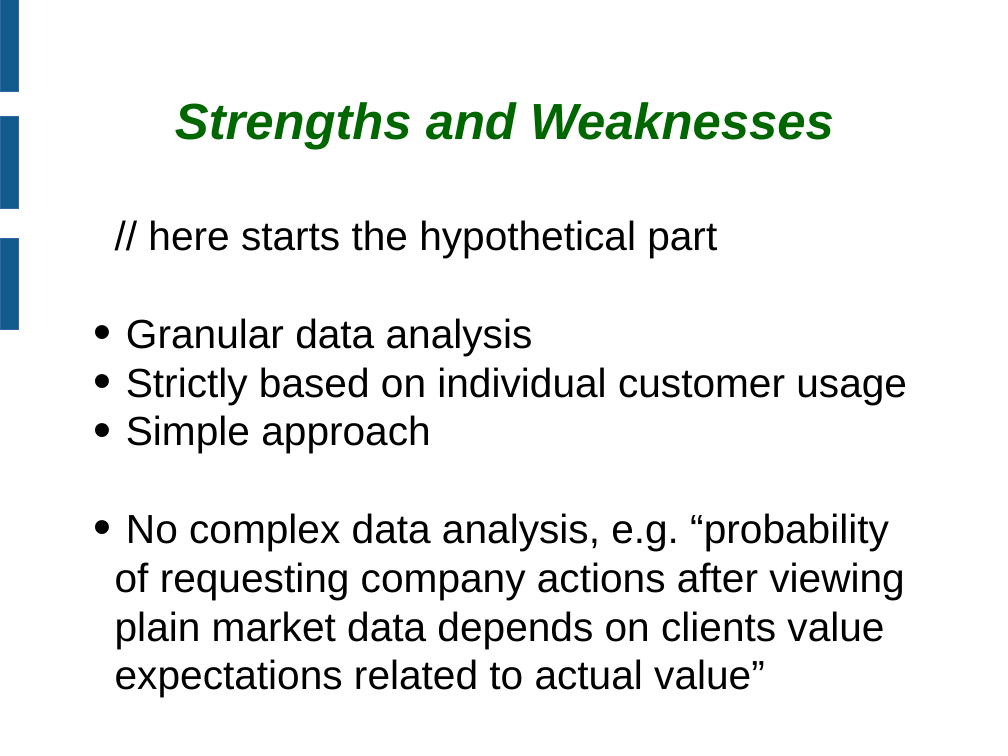
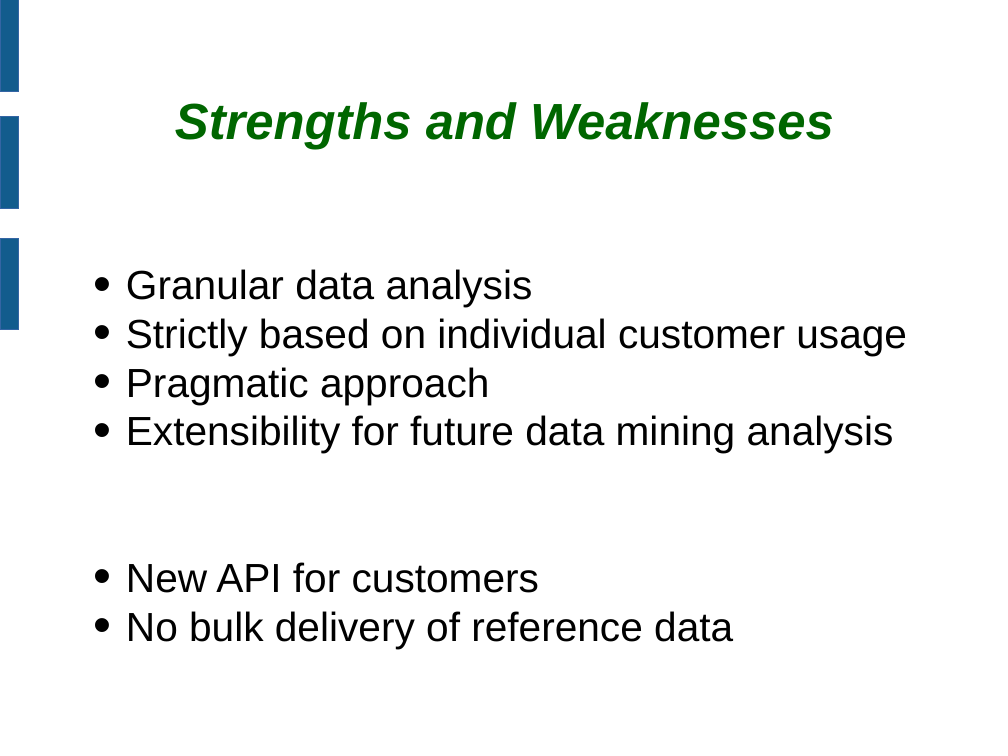
Before and after one commit to flosama/dataenlightenment, a slide deck: slide 4 of doc/presi.odp. Drawn at 1008x756 pixels with LibreOffice and Linux fonts; fonts in the diff are those of the drawing; background and template pictures are left out. Boxes give left, top, right and bottom in pixels: in the first picture for what was removed or moved away, otherwise in the second. Text is boxed around its words. In the diff, an @@ line names an element or a change of style, - is before the commit and + after.

```diff
--- a/doc/presi.odp
+++ b/doc/presi.odp
@@ text at (148, 220, 717, 258): paragraph removed @@
-// here starts the hypothetical part
@@ text at (126, 367, 894, 648): text changed @@
-• Simple approach
-• No complex data analysis, e.g. “probability of requesting company actions after viewing plain market data depends on clients value expectations related to actual value”
+• Pragmatic approach
+• Extensibility for future data mining analysis
+• New API for customers
+• No bulk delivery of reference data
```
Also in this commit, not shown: 1 other slide changed, 1 slide added, 1 slide removed, 1 other file.
